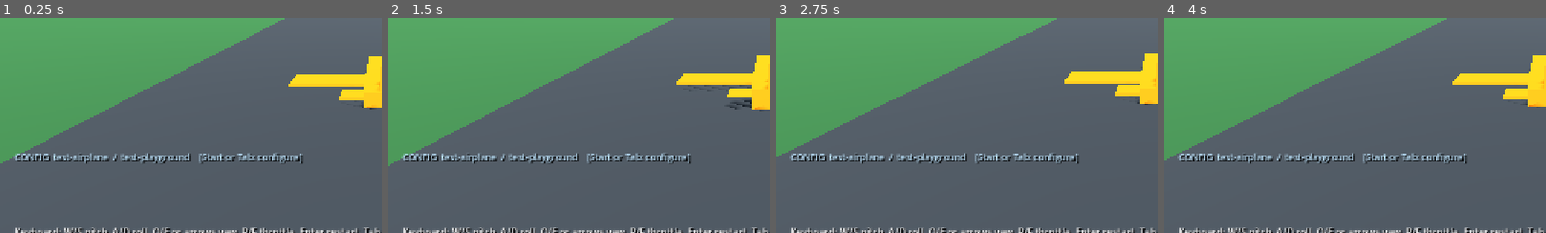
Above: before the commit, frames 1-4 (left to right).
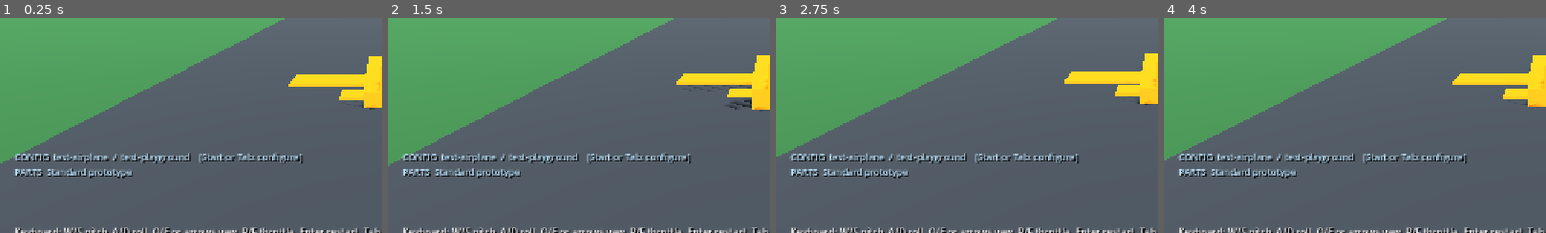
Above: after the commit, the same moments.

Repository: imanoliri/open-odyssey
Game: Godot game, scene res://scenes/main.tscn
Same seed, same stepped clock (60 frames per second), same inputs: the game is played once before the commit and once after it.
Inputs (mouse positions are % of the whole screen's width and height, from its top left):
- Up to frame 1 (0.25 s): no input
- Up to frame 2 (1.5 s): tap Enter (restart) at 0.5 s; move the mouse to (72, 45) at 0.52 s; hold D (roll_right) 0.53-1.25 s; tap Tab at 0.6 s; click (72, 45) at 0.67 s; click "Play / Restart" at 1.25 s
- Up to frame 3 (2.75 s): drag from (30, 55) to (45, 70) at 2.02 s
- Up to frame 4 (4 s): move the mouse to (60, 28) at 2.77 s; hold D (roll_right) 2.78-3.5 s; tap Tab at 2.85 s; click "Play / Restart" at 3.5 s
The pictures show only the part of the screen within x 0-50%, y 44-94%; the shares and areas given below are measured in that part.

The runs differ from the first frame. In frame 1, 0.7% of the frame differs, in the area x 4-35%, y 69-75%; in frame 2, 0.7%; in frame 3, 0.7%; in frame 4, 0.7%.

Commit message:
Add aircraft family and stock part catalog

Diff:
--- /dev/null
+++ b/game/data/aircraft_families.json
@@ -0,0 +1,123 @@
+{
+  "version": 1,
+  "families": [
+    {
+      "id": "bf-109",
+      "display_name": "Bf-109",
+      "source_index": 0,
+      "configuration": "configurable",
+      "part_families": [
+        {"id": "wing", "display_name": "Wing", "variant_count": 6, "stock_variant": 1},
+        {"id": "tail", "display_name": "Tail", "variant_count": 5, "stock_variant": 1},
+        {"id": "engine", "display_name": "Engine", "variant_count": 7, "stock_variant": 1},
+        {"id": "body", "display_name": "Body", "variant_count": 3, "stock_variant": 1},
+        {"id": "canopy", "display_name": "Canopy", "variant_count": 3, "stock_variant": 1},
+        {"id": "propeller", "display_name": "Propeller", "variant_count": 3, "stock_variant": 1}
+      ],
+      "optional_parts": [
+        {"id": "water-float", "display_name": "Water Float", "variant_count": 1},
+        {"id": "booster", "display_name": "Booster", "variant_count": 4}
+      ]
+    },
+    {
+      "id": "twin-wing",
+      "display_name": "Twin Wing",
+      "source_index": 1,
+      "configuration": "configurable",
+      "part_families": [
+        {"id": "wing", "display_name": "Wing", "variant_count": 7, "stock_variant": 1},
+        {"id": "tail", "display_name": "Tail", "variant_count": 5, "stock_variant": 1},
+        {"id": "engine", "display_name": "Engine", "variant_count": 7, "stock_variant": 1},
+        {"id": "body", "display_name": "Body", "variant_count": 3, "stock_variant": 1},
+        {"id": "canopy", "display_name": "Canopy", "variant_count": 3, "stock_variant": 1},
+        {"id": "propeller", "display_name": "Propeller", "variant_count": 3, "stock_variant": 1},
+        {"id": "tire", "display_name": "Tire", "variant_count": 2, "stock_variant": 1}
+      ],
+      "optional_parts": [
+        {"id": "water-float", "display_name": "Water Float", "variant_count": 1}
+      ]
+    },
+    {
+      "id": "pulse-jet",
+      "display_name": "Pulse Jet",
+      "source_index": 2,
+      "configuration": "configurable",
+      "part_families": [
+        {"id": "wing", "display_name": "Wing", "variant_count": 6, "stock_variant": 1},
+        {"id": "tail", "display_name": "Tail", "variant_count": 5, "stock_variant": 1},
+        {"id": "engine", "display_name": "Engine", "variant_count": 7, "stock_variant": 1},
+        {"id": "body", "display_name": "Body", "variant_count": 3, "stock_variant": 1},
+        {"id": "canopy", "display_name": "Canopy", "variant_count": 3, "stock_variant": 1},
+        {"id": "propeller", "display_name": "Propeller", "variant_count": 3, "stock_variant": 1}
+      ],
+      "optional_parts": [
+        {"id": "water-float", "display_name": "Water Float", "variant_count": 1},
+        {"id": "booster", "display_name": "Booster", "variant_count": 4}
+      ]
+    },
+    {
+      "id": "shinden",
+      "display_name": "Shinden",
+      "source_index": 3,
+      "configuration": "fixed",
+      "part_families": [],
+      "optional_parts": []
+    },
+    {
+      "id": "shinden-jet",
+      "display_name": "Shinden Jet",
+      "source_index": 4,
+      "configuration": "fixed",
+      "part_families": [],
+      "optional_parts": []
+    },
+    {
+      "id": "f-117",
+      "display_name": "F-117",
+      "source_index": 5,
+      "configuration": "fixed",
+      "part_families": [],
+      "optional_parts": []
+    },
+    {
+      "id": "me-262",
+      "display_name": "Me 262",
+      "source_index": 6,
+      "configuration": "fixed",
+      "part_families": [],
+      "optional_parts": []
+    },
+    {
+      "id": "f4u-corsair",
+      "display_name": "F4U Corsair",
+      "source_index": 7,
+      "configuration": "fixed",
+      "part_families": [],
+      "optional_parts": []
+    },
+    {
+      "id": "autogiro",
+      "display_name": "Autogiro",
+      "source_index": 8,
+      "configuration": "fixed",
+      "part_families": [],
+      "optional_parts": []
+    },
+    {
+      "id": "ufo",
+      "display_name": "UFO",
+      "source_index": 9,
+      "configuration": "fixed",
+      "part_families": [],
+      "optional_parts": []
+    },
+    {
+      "id": "ufo-2",
+      "display_name": "UFO 2",
+      "source_index": 10,
+      "configuration": "fixed",
+      "part_families": [],
+      "optional_parts": []
+    }
+  ]
+}
--- a/game/scripts/configuration_menu.gd
+++ b/game/scripts/configuration_menu.gd
@@ -2,6 +2,7 @@
 extends CanvasLayer
 
 const CONFIGURATION_FILENAME := "open_odyssey_configuration.json"
+const AIRCRAFT_FAMILY_CATALOG_PATH := "res://data/aircraft_families.json"
 const DEFAULT_AIRCRAFT_ID := "test-airplane"
 const DEFAULT_MAP_ID := "test-playground"
 
@@ -10,6 +11,7 @@
 
 var _aircraft_configurations: Array[Dictionary] = []
 var _map_configurations: Array[Dictionary] = []
+var _aircraft_families: Dictionary = {}
 var _overlay: Control
 var _aircraft_selector: OptionButton
 var _map_selector: OptionButton
@@ -20,6 +22,7 @@
 
 func _ready() -> void:
 	process_mode = Node.PROCESS_MODE_ALWAYS
+	_load_aircraft_family_catalog()
 	_aircraft_configurations.append(_default_configuration(
 		DEFAULT_AIRCRAFT_ID
 	))
@@ -89,12 +92,64 @@
 	return _label_for_id(_map_configurations, _remembered_map_id)
 
 
+func aircraft_family_display_name(family_id: String) -> String:
+	var family := _aircraft_families.get(family_id, {}) as Dictionary
+	return family.get("display_name", "")
+
+
+func stock_parts_label_for_family(family_id: String) -> String:
+	var family := _aircraft_families.get(family_id, {}) as Dictionary
+	if family.is_empty():
+		return ""
+	if family.get("configuration", "") == "fixed":
+		return "Fixed factory configuration"
+	var labels: Array[String] = []
+	for part_value in family.get("part_families", []):
+		var part := part_value as Dictionary
+		labels.append(
+			"%s %d"
+			% [
+				part.get("display_name", part.get("id", "Part")),
+				int(part.get("stock_variant", 1))
+			]
+		)
+	return ", ".join(labels)
+
+
 func _default_configuration(configuration_id: String) -> Dictionary:
 	return {
 		"id": configuration_id,
 		"label": configuration_id,
 		"component_scene": "",
 	}
+
+
+func _load_aircraft_family_catalog() -> void:
+	var file := FileAccess.open(
+		AIRCRAFT_FAMILY_CATALOG_PATH,
+		FileAccess.READ
+	)
+	if file == null:
+		push_error("Aircraft family catalog is unavailable.")
+		return
+	var parsed: Variant = JSON.parse_string(file.get_as_text())
+	if not parsed is Dictionary or not parsed.has("families"):
+		push_error("Aircraft family catalog is invalid.")
+		return
+	for family_value in parsed["families"]:
+		if not family_value is Dictionary:
+			push_error("Aircraft family catalog contains a non-object entry.")
+			continue
+		var family := family_value as Dictionary
+		if (
+			not family.get("id") is String
+			or not family.get("display_name") is String
+			or not family.get("part_families") is Array
+			or not family.get("optional_parts") is Array
+		):
+			push_error("Aircraft family catalog contains an invalid entry.")
+			continue
+		_aircraft_families[family["id"]] = family
 
 
 func _discover_configurations(directory_path: String) -> void:
@@ -153,7 +208,7 @@
 			% configuration_path
 		)
 		return
-	var configuration := value as Dictionary
+	var configuration := (value as Dictionary).duplicate(true)
 	for required_key in ["kind", "id", "label", "component_scene"]:
 		if not configuration.has(required_key):
 			push_warning(
@@ -181,6 +236,21 @@
 			% configuration_path
 		)
 		return
+	if configuration.has("aircraft_family_id"):
+		if not configuration["aircraft_family_id"] is String:
+			push_warning(
+				"Aircraft family id is not a string: %s"
+				% configuration_path
+			)
+			return
+		var family_id := configuration["aircraft_family_id"] as String
+		if not _aircraft_families.has(family_id):
+			push_warning(
+				"Unknown aircraft family '%s': %s"
+				% [family_id, configuration_path]
+			)
+			return
+		configuration["label"] = aircraft_family_display_name(family_id)
 	if not ResourceLoader.exists(configuration["component_scene"]):
 		push_warning(
 			"Local flight configuration component is missing: %s"
@@ -613,7 +683,20 @@
 func _update_current_configuration_label() -> void:
 	if _current_configuration_label == null:
 		return
+	var aircraft_configuration := _configuration_for_id(
+		_aircraft_configurations,
+		_remembered_aircraft_id
+	)
+	var parts_label := "Standard prototype"
+	if aircraft_configuration.has("aircraft_family_id"):
+		parts_label = stock_parts_label_for_family(
+			aircraft_configuration["aircraft_family_id"]
+		)
 	_current_configuration_label.text = (
-		"CONFIG  %s  /  %s    [Start or Tab: configure]"
-		% [selected_aircraft_label(), selected_map_label()]
-	)
+		"CONFIG  %s  /  %s    [Start or Tab: configure]\nPARTS  %s"
+		% [
+			selected_aircraft_label(),
+			selected_map_label(),
+			parts_label
+		]
+	)
--- a/game/tests/smoke_test.gd
+++ b/game/tests/smoke_test.gd
@@ -28,6 +28,25 @@
 		or configuration_menu.selected_map_label() != "test-playground"
 	):
 		push_error("Default flight configuration labels changed.")
+		quit(1)
+		return
+	if (
+		configuration_menu.aircraft_family_display_name("bf-109")
+		!= "Bf-109"
+		or configuration_menu.stock_parts_label_for_family("bf-109")
+		!= (
+			"Wing 1, Tail 1, Engine 1, Body 1, Canopy 1, "
+			+ "Propeller 1"
+		)
+		or configuration_menu.stock_parts_label_for_family("twin-wing")
+		!= (
+			"Wing 1, Tail 1, Engine 1, Body 1, Canopy 1, "
+			+ "Propeller 1, Tire 1"
+		)
+		or configuration_menu.stock_parts_label_for_family("f-117")
+		!= "Fixed factory configuration"
+	):
+		push_error("Aircraft family or stock-part catalog is invalid.")
 		quit(1)
 		return
 	var property_probe := Node.new()
Not shown, changed: README.md
